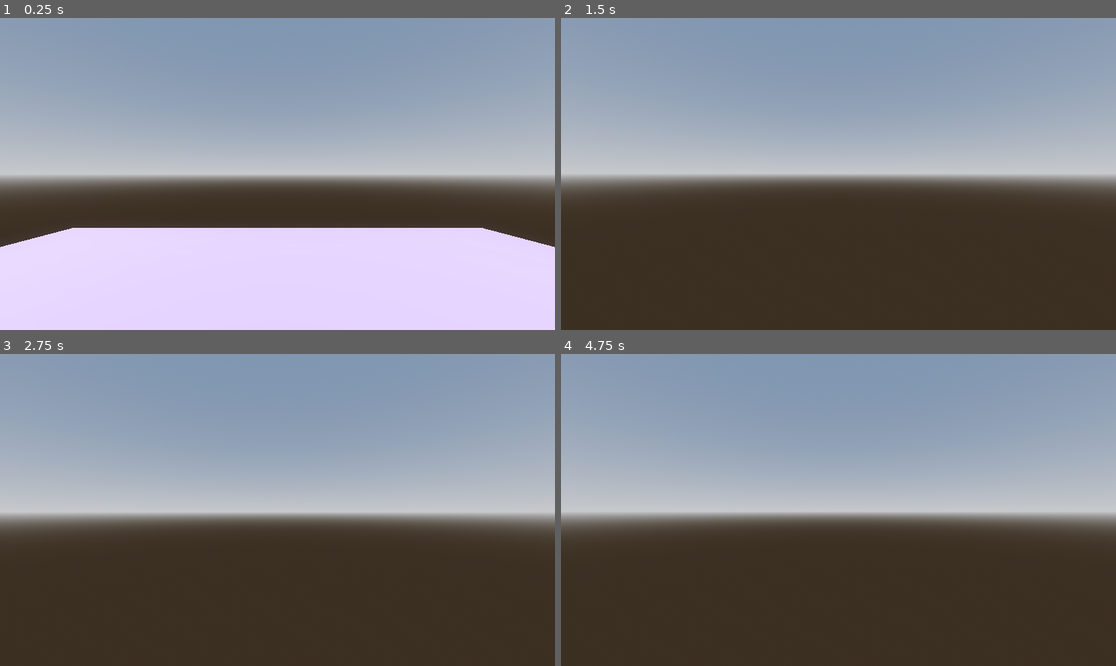
Above: before the commit, frames 1-4 (two rows, left to right).
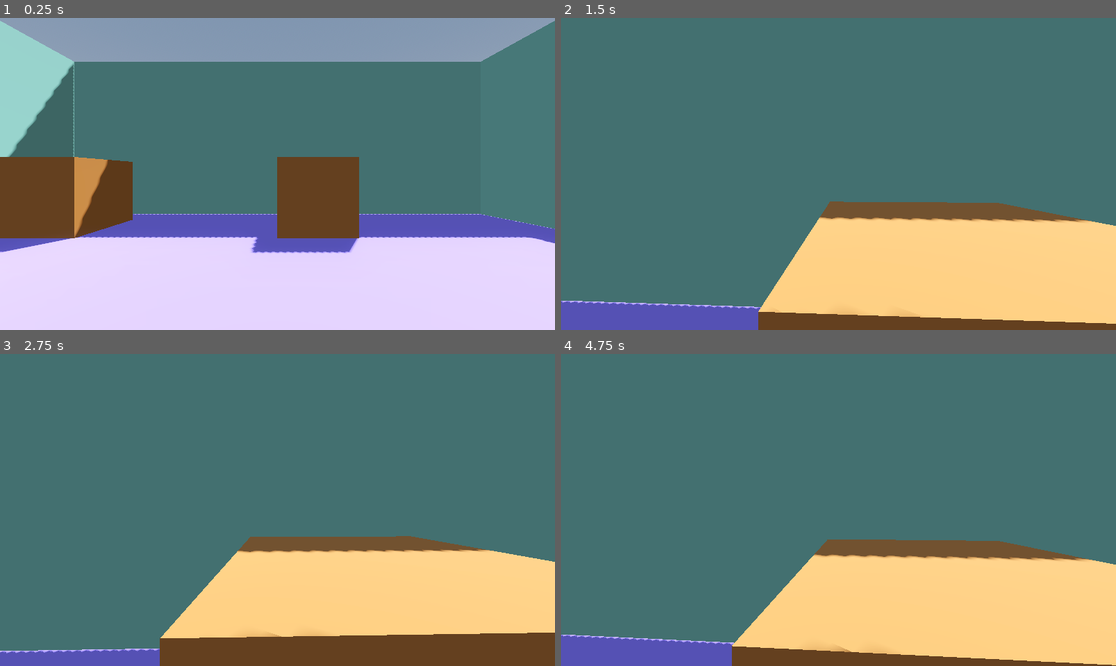
Above: after the commit, the same moments.

Repository: Tayacan/GameOff2023
Game: Godot game, scene res://scenes/playground.tscn
Two runs of this game, one before a commit and one after it. Both use one fixed random seed, a clock stepped at 60 frames per second and the inputs below.
Inputs (mouse positions are in pixels of both pictures, inside the frame that each line leads up to):
- Up to frame 1 (0.25 s): no input
- Up to frame 2 (1.5 s): tap Enter at 0.5 s; move the mouse to (866, 174) at 0.52 s; hold W (move_forward) from 0.53 s (still down); tap Space (jump) at 0.77 s; move the mouse to (810, 174) at 1.27 s
- Up to frame 3 (2.75 s): keep holding W (move_forward); tap Space (jump) at 1.52, 2 s; move the mouse to (288, 503) at 2.02 s
- Up to frame 4 (4.75 s): keep holding W (move_forward); move the mouse to (832, 516) at 2.77 s; tap Space (jump) at 3.02, 3.77, 4.52 s; move the mouse to (877, 513) at 3.52 s; tap Enter at 4.25 s; move the mouse to (794, 506) at 4.27 s

The runs differ from the first frame. In frame 1, 59% of the frame differs, in the area x 0-100%, y 0-76%; in frame 2, 100%, in the area x 0-100%, y 0-100%; in frame 3, 100%; in frame 4, 100%.

Commit message:
Jump test area

Diff:
--- /dev/null
+++ b/materials/blue_green.tres
@@ -0,0 +1,4 @@
+[gd_resource type="StandardMaterial3D" format=3 uid="uid://xnjqbca5n6vj"]
+
+[resource]
+albedo_color = Color(0.478431, 0.709804, 0.658824, 1)
--- /dev/null
+++ b/materials/orange.tres
@@ -0,0 +1,4 @@
+[gd_resource type="StandardMaterial3D" format=3 uid="uid://c6t3ysmetu6ig"]
+
+[resource]
+albedo_color = Color(0.67451, 0.435294, 0.215686, 1)
--- /dev/null
+++ b/materials/purple.tres
@@ -0,0 +1,4 @@
+[gd_resource type="StandardMaterial3D" format=3 uid="uid://dg7xodm5ordwh"]
+
+[resource]
+albedo_color = Color(0.517647, 0.427451, 0.811765, 1)
--- a/scenes/playground.tscn
+++ b/scenes/playground.tscn
@@ -1,6 +1,9 @@
-[gd_scene load_steps=6 format=3 uid="uid://doh7ywv4ugnqn"]
+[gd_scene load_steps=8 format=3 uid="uid://doh7ywv4ugnqn"]
 
 [ext_resource type="PackedScene" uid="uid://bt16jtq300lur" path="res://player/player.tscn" id="1_yyvfr"]
+[ext_resource type="Material" uid="uid://dg7xodm5ordwh" path="res://materials/purple.tres" id="2_fstnw"]
+[ext_resource type="Material" uid="uid://xnjqbca5n6vj" path="res://materials/blue_green.tres" id="2_ynlgk"]
+[ext_resource type="Material" uid="uid://c6t3ysmetu6ig" path="res://materials/orange.tres" id="3_di84c"]
 
 [sub_resource type="ProceduralSkyMaterial" id="ProceduralSkyMaterial_ifgpx"]
 sky_horizon_color = Color(0.64625, 0.65575, 0.67075, 1)
@@ -15,9 +18,6 @@
 tonemap_mode = 2
 glow_enabled = true
 
-[sub_resource type="StandardMaterial3D" id="StandardMaterial3D_16nft"]
-albedo_color = Color(0.517647, 0.427451, 0.811765, 1)
-
 [node name="Playground" type="Node3D"]
 
 [node name="DirectionalLight3D" type="DirectionalLight3D" parent="."]
@@ -31,12 +31,85 @@
 
 [node name="Map" type="Node3D" parent="."]
 
-[node name="CSGBox3D" type="CSGBox3D" parent="Map"]
-material_override = SubResource("StandardMaterial3D_16nft")
+[node name="Ground" type="CSGBox3D" parent="Map"]
+material_override = ExtResource("2_fstnw")
 use_collision = true
-size = Vector3(12, 0.002, 12)
+size = Vector3(16, 0.002, 16)
 
-[node name="CSGBox3D2" type="CSGBox3D" parent="Map"]
-transform = Transform3D(1, 0, 0, 0, 1, 0, 0, 0, 1, 4, 0.5, 0)
+[node name="Box 1" type="CSGBox3D" parent="Map"]
+transform = Transform3D(1, 0, 0, 0, 1, 0, 0, 0, 1, 6, 0.5, 2)
+material_override = ExtResource("3_di84c")
 use_collision = true
 size = Vector3(2, 1, 2)
+
+[node name="Box 2" type="CSGBox3D" parent="Map"]
+transform = Transform3D(1, 0, 0, 0, 1, 0, 0, 0, 1, 6, 1, 6)
+material_override = ExtResource("3_di84c")
+use_collision = true
+size = Vector3(2, 2, 2)
+
+[node name="Box 3" type="CSGBox3D" parent="Map"]
+transform = Transform3D(1, 0, 0, 0, 1, 0, 0, 0, 1, 6, 0.5, 4)
+material_override = ExtResource("3_di84c")
+use_collision = true
+size = Vector3(2, 2, 2)
+
+[node name="Box 4" type="CSGBox3D" parent="Map"]
+transform = Transform3D(1, 0, 0, 0, 1, 0, 0, 0, 1, 3, 1, 6)
+material_override = ExtResource("3_di84c")
+use_collision = true
+size = Vector3(2, 2, 2)
+
+[node name="Box 5" type="CSGBox3D" parent="Map"]
+transform = Transform3D(1, 0, 0, 0, 1, 0, 0, 0, 1, -1, 1, 6)
+material_override = ExtResource("3_di84c")
+use_collision = true
+size = Vector3(2, 2, 2)
+
+[node name="Box 6" type="CSGBox3D" parent="Map"]
+transform = Transform3D(1, 0, 0, 0, 1, 0, 0, 0, 1, -6, 1, 6)
+material_override = ExtResource("3_di84c")
+use_collision = true
+size = Vector3(2, 2, 2)
+
+[node name="Box 7" type="CSGBox3D" parent="Map"]
+transform = Transform3D(1, 0, 0, 0, 1, 0, 0, 0, 1, -6, 1, 0)
+material_override = ExtResource("3_di84c")
+use_collision = true
+size = Vector3(2, 2, 2)
+
+[node name="Box 8" type="CSGBox3D" parent="Map"]
+transform = Transform3D(1, 0, 0, 0, 1, 0, 0, 0, 1, -6, 1, -6)
+material_override = ExtResource("3_di84c")
+use_collision = true
+size = Vector3(2, 2, 2)
+
+[node name="Box 9" type="CSGBox3D" parent="Map"]
+transform = Transform3D(1, 0, 0, 0, 1, 0, 0, 0, 1, 1, 1, -6)
+material_override = ExtResource("3_di84c")
+use_collision = true
+size = Vector3(2, 2, 2)
+
+[node name="Wall 1" type="CSGBox3D" parent="Map"]
+transform = Transform3D(1, 0, 0, 0, 1, 0, 0, 0, 1, 0, 3, 8)
+material_override = ExtResource("2_ynlgk")
+use_collision = true
+size = Vector3(16, 6, 0.002)
+
+[node name="Wall 2" type="CSGBox3D" parent="Map"]
+transform = Transform3D(-4.37114e-08, 0, 1, 0, 1, 0, -1, 0, -4.37114e-08, 8, 3, 0)
+material_override = ExtResource("2_ynlgk")
+use_collision = true
+size = Vector3(16, 6, 0.002)
+
+[node name="Wall 3" type="CSGBox3D" parent="Map"]
+transform = Transform3D(-4.37114e-08, 0, -1, 0, 1, 0, 1, 0, -4.37114e-08, -8, 3, 0)
+material_override = ExtResource("2_ynlgk")
+use_collision = true
+size = Vector3(16, 6, 0.002)
+
+[node name="Wall 4" type="CSGBox3D" parent="Map"]
+transform = Transform3D(1, 0, 0, 0, 1, 0, 0, 0, 1, 0, 3, -8)
+material_override = ExtResource("2_ynlgk")
+use_collision = true
+size = Vector3(16, 6, 0.002)
